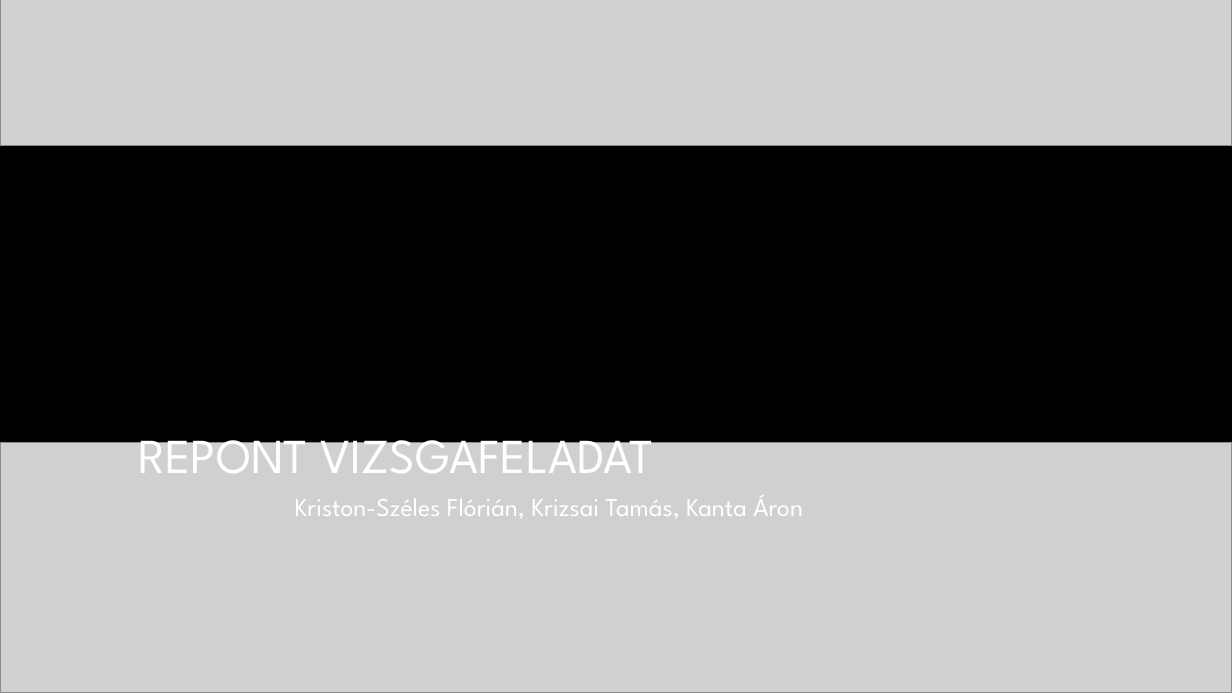
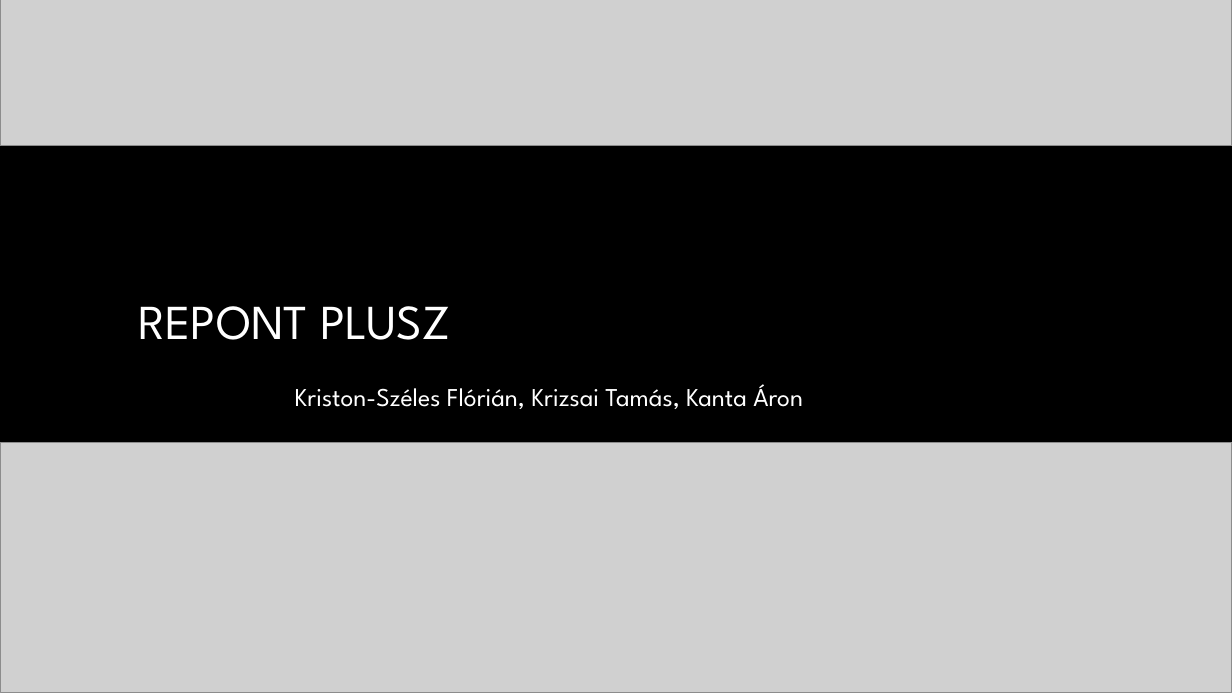
Before and after one commit to kristonflorian/Csoportos-feladat, a slide deck: slide 1 of Documentation/REPONT PRESENTÁCIÓ 2035. 03. 28..pptx. Drawn at 1232x693 pixels with LibreOffice and Linux fonts; fonts in the diff are those of the drawing; grey boxes stand for pictures; background and template pictures are left out. Boxes give left, top, right and bottom in pixels: in the first picture for what was removed or moved away, otherwise in the second. Text is boxed around its words. In the diff, an @@ line names an element or a change of style, - is before the commit and + after.

```diff
--- a/Documentation/REPONT PRESENTÁCIÓ 2035. 03. 28..pptx
+++ b/Documentation/REPONT PRESENTÁCIÓ 2035. 03. 28..pptx
@@ title "REPONT PLUSZ": place and size @@
-title "REPONT PLUSZ" at (139,305,1093,490)
+title "REPONT PLUSZ" at (139,171,1093,356)
@@ title at (139,306,450,340): text changed @@
-REPONT VIZSGAFELADAT
+REPONT PLUSZ
@@ subtitle "Kriston-Széles Flórián, Krizsai Tamás, Kanta ...": place and size @@
-subtitle "Kriston-Széles Flórián, Krizsai Tamás, Kanta ..." at (295,495,803,519)
+subtitle "Kriston-Széles Flórián, Krizsai Tamás, Kanta ..." at (295,384,803,409)
```
Also in this commit, not shown: 2 other slides changed, 2 slides added, 2 other files.
